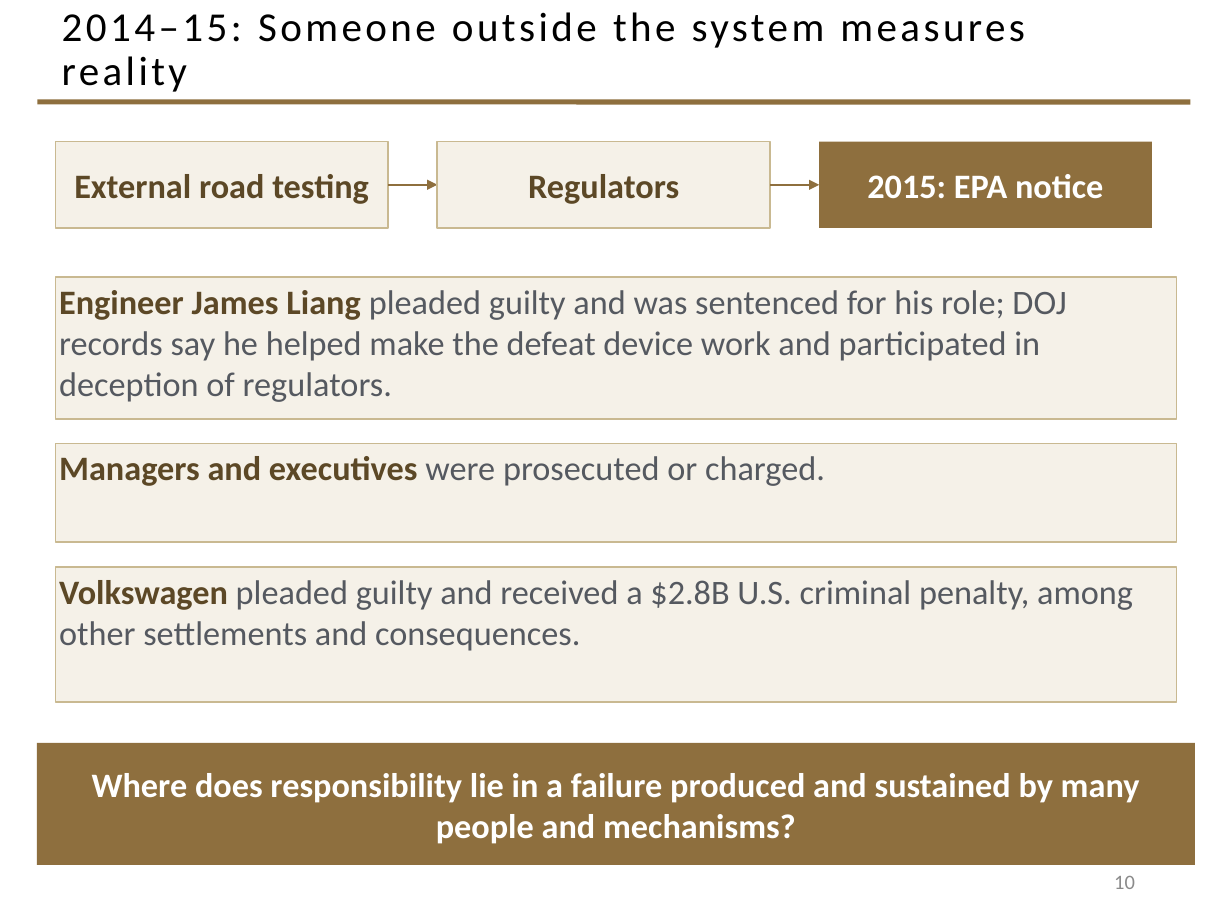
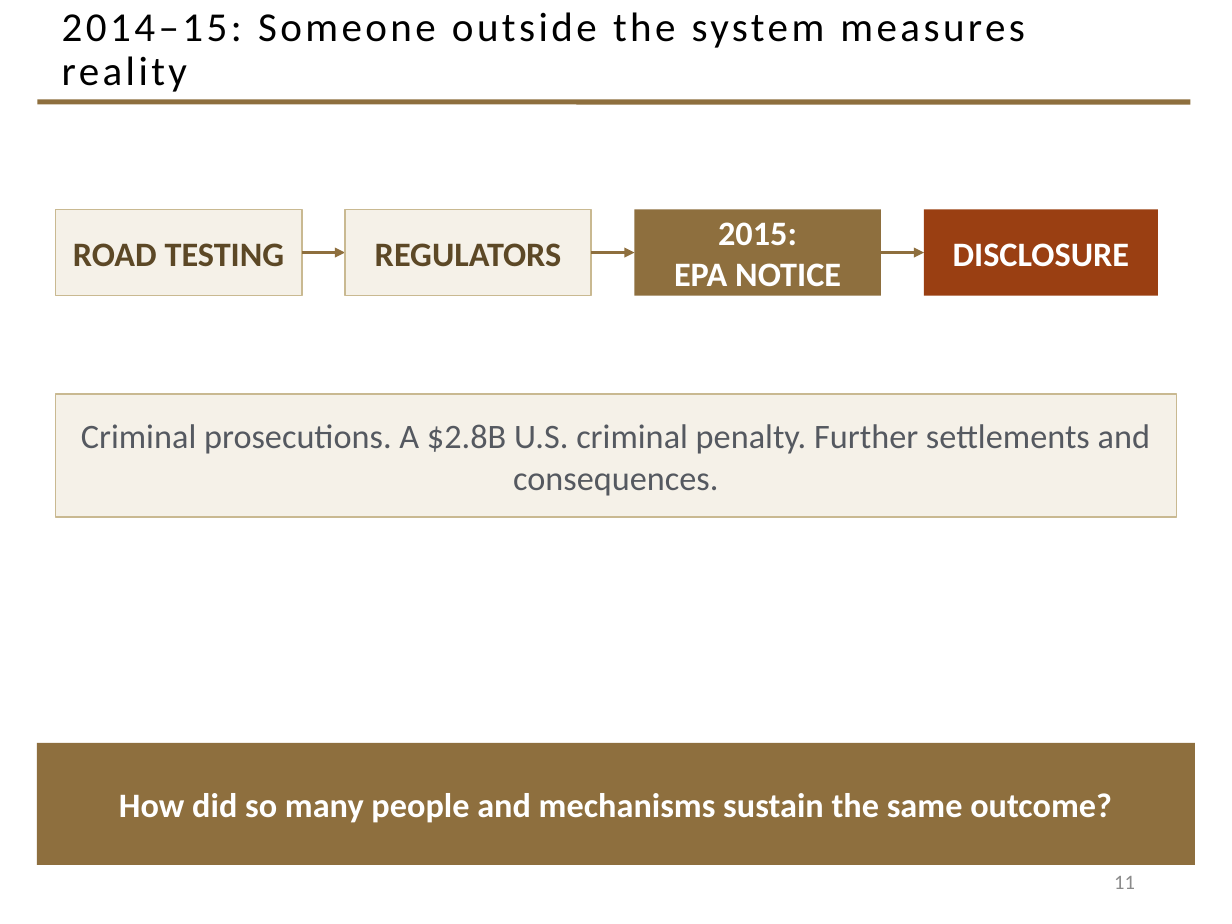
Before and after one commit to davisjam/model-based-agentic-software-engineering, a slide deck: slide 11 of course/lectures/act-2-delegation-and-control/04-failure-aware-engineering/2-4-Failure-Aware-Engineering.pptx (slide 10 before the commit). Drawn at 1232x924 pixels with LibreOffice and Linux fonts; fonts in the diff are those of the drawing; background and template pictures are left out. Boxes give left, top, right and bottom in pixels: in the first picture for what was removed or moved away, otherwise in the second. Text is boxed around its words. In the diff, an @@ line names an element or a change of style, - is before the commit and + after.

Commit message:
deck 2-4 opening: name VW early, add capability-before-misuse slide, sharpen defeat-device move
Slides 2-11: VW named on slide 2 with the ambition above the regulation; slide 3
becomes the objectives triangle; NEW slide 4 presents test recognition as a
capability (un-attributed, per sourcing caution); slide 5 outlines the branch as
DEFEAT DEVICE; 2007 reconsideration gets its chain; 2012 chain cleaned (ACTION
replaces ?????); 2014-15 simplified to a discovery chain. Deck 38 -> 39 slides;
slidenum caches refreshed.

```diff
--- a/course/lectures/act-2-delegation-and-control/04-failure-aware-engineering/2-4-Failure-Aware-Engineering.pptx
+++ b/course/lectures/act-2-delegation-and-control/04-failure-aware-engineering/2-4-Failure-Aware-Engineering.pptx
@@ rectangle "ROAD TESTING" resized from (x1=55, y1=142, x2=388, y2=228) to (x1=55, y1=209, x2=302, y2=296) @@
@@ rectangle "REGULATORS" resized from (x1=437, y1=142, x2=770, y2=228) to (x1=345, y1=209, x2=591, y2=296) @@
@@ rectangle "2015:" resized from (x1=819, y1=142, x2=1152, y2=228) to (x1=634, y1=209, x2=881, y2=296) @@
@@ rectangle added at (x1=924, y1=209, x2=1158, y2=296), fill #9A3F12, 20 pt, text #FFFFFF, bold @@
+DISCLOSURE
@@ text in rectangle at (x1=674, y1=222, x2=841, y2=286): text changed @@
-2015: EPA notice
+2015:
+EPA NOTICE
@@ text in rectangle at (x1=73, y1=243, x2=285, y2=267): text changed @@
-External road testing
+ROAD TESTING
@@ arrow moved from (388, 185) - (437, 185) to (302, 253) - (345, 253) @@
@@ text in rectangle at (x1=375, y1=243, x2=562, y2=267): text changed @@
-Regulators
+REGULATORS
@@ arrow added from (591, 253) to (634, 253), #8E6F3E 1.5 pt @@
@@ arrow moved from (770, 185) - (819, 185) to (881, 253) - (924, 253) @@
@@ rectangle removed at (x1=55, y1=277, x2=1177, y2=419) @@
-Engineer James Liang pleaded guilty and was sentenced for his role; DOJ records say he helped make the defeat device work and participated in deception of regulators.
@@ rectangle "Criminal prosecutions. A $2.8B U.S. ..." resized from (x1=55, y1=567, x2=1177, y2=702) to (x1=55, y1=394, x2=1177, y2=517) @@
@@ rectangle "Criminal prosecutions. A $2.8B U.S. ..." at (x1=55, y1=394, x2=1177, y2=517): vertical alignment top to middle @@
@@ rectangle removed at (x1=55, y1=444, x2=1177, y2=542) @@
-Managers and executives were prosecuted or charged.
@@ text in rectangle at (x1=81, y1=424, x2=1150, y2=496): text changed @@
-Volkswagen pleaded guilty and received a $2.8B U.S. criminal penalty, among other settlements and consequences.
+Criminal prosecutions. A $2.8B U.S. criminal penalty. Further settlements and consequences.
@@ text in rectangle at (x1=119, y1=793, x2=1112, y2=823): text changed @@
-Where does responsibility lie in a failure produced and sustained by many people and mechanisms?
+How did so many people and mechanisms sustain the same outcome?
@@ page number at (x1=1114, y1=876, x2=1135, y2=889): text changed @@
-10
+11
```
Also in this commit, not shown: 8 other slides changed, 1 slide added.
